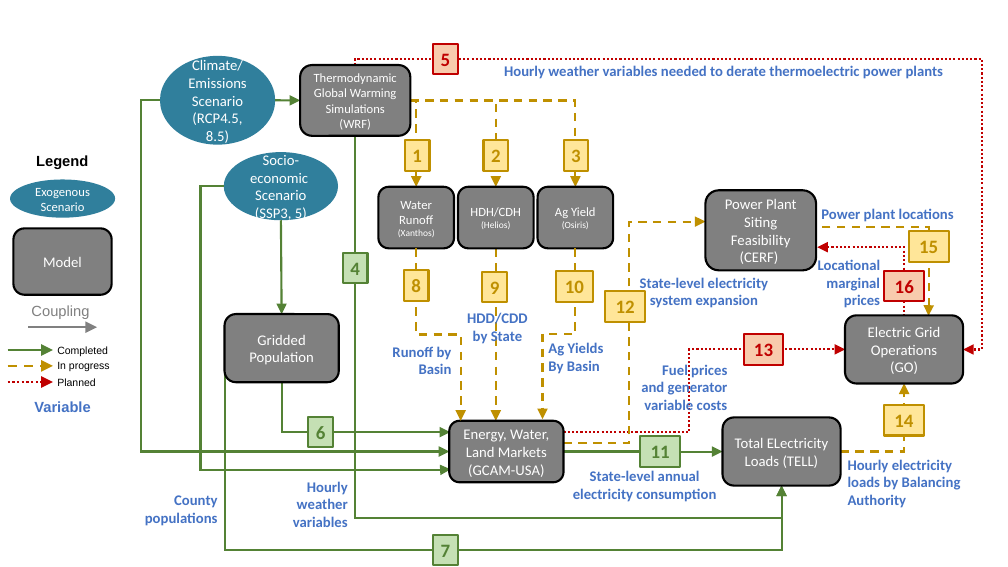
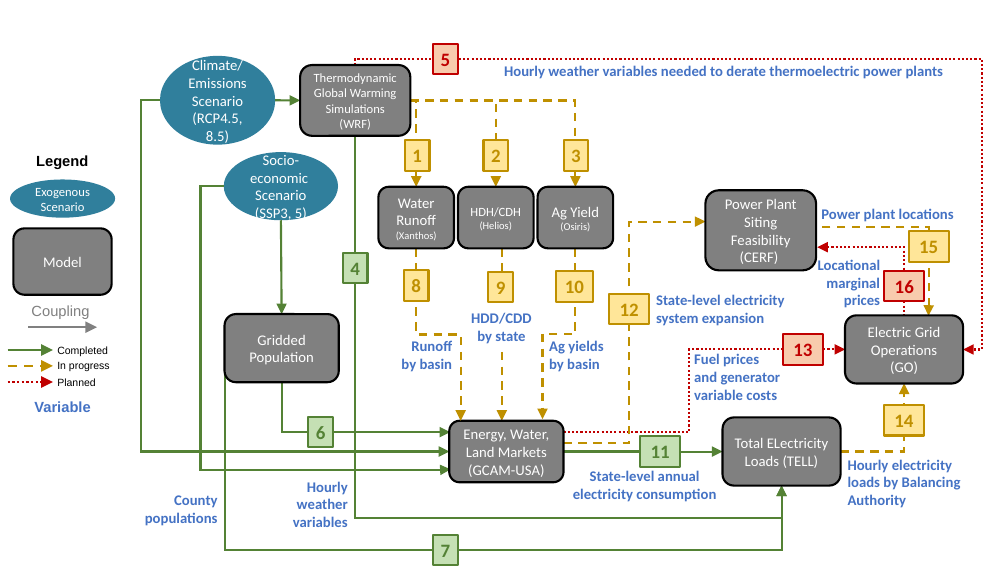
Before and after one commit to IMMM-SFA/exp_group_b, a slide deck: slide 1 of experiment_diagram/experiment-B-N6_interconnect.pptx. Drawn at 1008x567 pixels with LibreOffice and Linux fonts; fonts in the diff are those of the drawing. Boxes give left, top, right and bottom in pixels: in the first picture for what was removed or moved away, otherwise in the second. Text is boxed around its words. In the diff, an @@ line names an element or a change of style, - is before the commit and + after.

```diff
--- a/experiment_diagram/experiment-B-N6_interconnect.pptx
+++ b/experiment_diagram/experiment-B-N6_interconnect.pptx
@@ rounded rectangle "Water Runoff" at [379,187,454,248]: size 12 to 14 pt in "Water Runoff"; size 9 to 10 pt in "(Xanthos)" @@
@@ rounded rectangle "Ag Yield" at [538,187,613,248]: size 12 to 14 pt in "Ag Yield"; size 9 to 10 pt in "(Osiris)" @@
@@ text in rounded rectangle at [480,221,512,230]: size 9 to 10 pt in "(Helios)" @@
@@ 2 rectangles, 1 arrow: place and size @@
-2 rectangles, 1 arrow at [482,248,646,421]
+2 rectangles, 1 arrow at [488,248,650,421]
@@ text "State-level electricity system expansion": place and size @@
-text "State-level electricity system expansion" at [640,277,768,308]
+text "State-level electricity system expansion" at [656,294,784,326]
@@ text "State-level electricity system expansion" at [656,294,784,326]: alignment centre to left @@
@@ text at [401,340,453,372]: text changed @@
-Runoff by Basin
+Runoff by basin
@@ text at [477,330,525,344]: text changed @@
-by State
+by state
@@ text at [549,340,603,372]: text changed @@
-Ag Yields
-By Basin
+Ag yields
+by basin
@@ text at [694,353,781,400]: text changed @@
-Fuel prices and generator
-variable costs
+Fuel prices and generator variable costs
@@ rectangle "13": place and size @@
-rectangle "13" at [744,334,784,364]
+rectangle "13" at [783,334,823,364]
```
Also in this commit, not shown: 1 other file.
